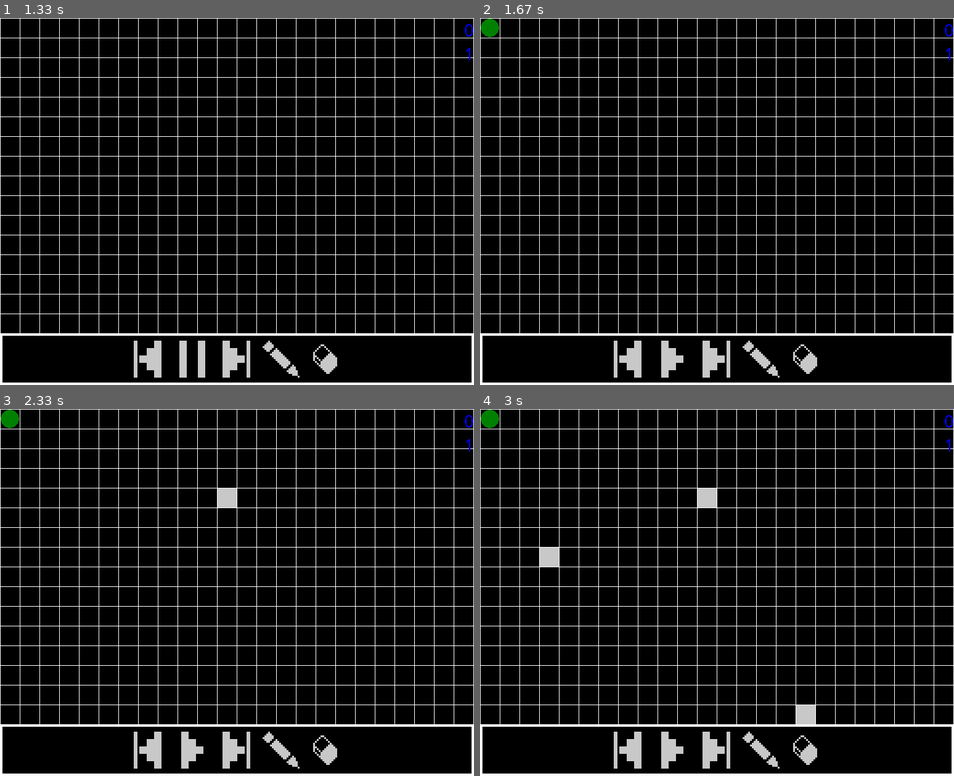
Above: before the commit, frames 1-4 (two rows, left to right).
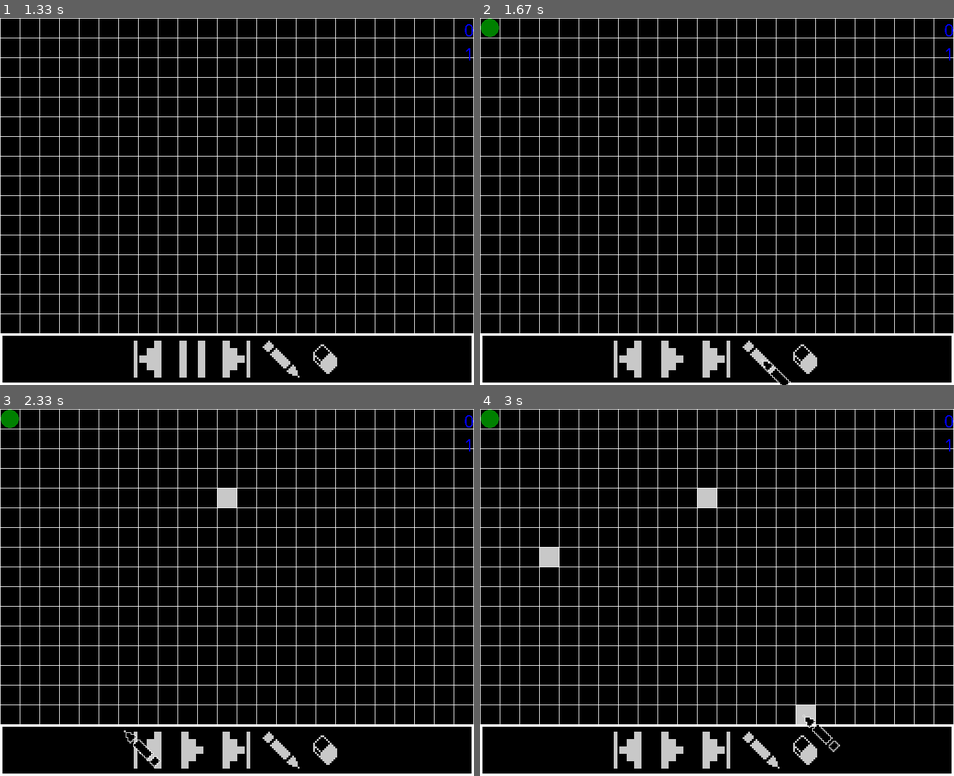
Above: after the commit, the same moments.

Repository: SolVince-Games/Conway-s-PyGame-of-Life
Game: pygame game, started from main.py
Same seed, same stepped clock (60 frames per second), same inputs: the game is played once before the commit and once after it.
Inputs (mouse positions are in pixels of both pictures, inside the frame that each line leads up to):
- Up to frame 1 (1.33 s): click (194, 359) at 0.38 s; click (146, 359) at 0.72 s; click (194, 359) at 1.05 s
- Up to frame 2 (1.67 s): click (759, 359) at 1.38 s
- Up to frame 3 (2.33 s): press the mouse at (327, 750) at 1.7 s; move the mouse to (270, 629) at 1.8 s; release the mouse at (218, 504) at 1.93 s; press the mouse at (146, 750) at 2.03 s; move the mouse to (137, 739) at 2.13 s; release the mouse at (123, 731) at 2.27 s
- Up to frame 4 (3 s): press the mouse at (674, 750) at 2.37 s; move the mouse to (607, 651) at 2.47 s; release the mouse at (541, 555) at 2.6 s; press the mouse at (674, 750) at 2.7 s; move the mouse to (735, 731) at 2.8 s; release the mouse at (802, 713) at 2.93 s

Frame 1 is identical in both runs. In frame 2, less than 0.1% of the frame differs, in the area x 59-66%, y 92-100%; in frame 3, 0.1%, in the area x 26-34%, y 87-98%; in frame 4, less than 0.1%.

Commit message:
added custom cursors

Diff:
--- a/main.py
+++ b/main.py
@@ -41,9 +41,14 @@
                 'pencil':pygame.image.load(f'images/pencil_pressed.png').convert_alpha(),
                 'eraser':pygame.image.load(f'images/eraser_pressed.png').convert_alpha()
             }
+        },
+        'cursors':{
+            'add':pygame.image.load(f'images/cursor_add.png').convert_alpha(),
+            'kill':pygame.image.load(f'images/cursor_kill.png').convert_alpha(),
         }
     }
 }
+mouseSpriteRect = assets['images']['cursors']['add'].get_rect()
 # - Load assets - #
 
 # - Load controls - #
@@ -189,6 +194,7 @@
 
         # - Game Logic - #
         # - Rendering - #
+            # - Layer Setup - #
         screen.fill((0,0,0))
         GuiLayer = pygame.Surface((display_width,display_height)).convert_alpha()
         GuiLayer.fill((0,0,0,0))
@@ -199,6 +205,12 @@
             maxTileY = max(max([pos[1] for pos in Steps[step].keys()]),maxTileY)
         GameLayer = pygame.Surface((32*(maxTileX+1),32*(maxTileY+1))).convert_alpha()
         GameLayer.fill((0,0,0,0))
+            # - Layer Setup - #
+            # - Custom Cursor - #
+        if editing:
+            pygame.mouse.set_visible(False)
+            mouseSpriteRect.topleft = pygame.mouse.get_pos()
+            # - Custom Cursor - #
             # - Tiles - #
         for pos,tile in Steps[step].items():
             pygame.draw.rect(GameLayer,(200,200,200), pygame.Rect(32*pos[0], 32*pos[1], 32, 32))
@@ -231,6 +243,8 @@
 
         screen.blit(GameLayer,(0-visibleTopLeft[0]*32,0-visibleTopLeft[1]*32))
         screen.blit(GuiLayer,(0,0))
+        if editing:
+            screen.blit(assets['images']['cursors'][editing],mouseSpriteRect)
         pygame.display.flip()
         # - Rendering - #
         if not paused:
@@ -242,4 +256,4 @@
                     Tiles = Steps[step]
             frame += 1
             if frame > frameRate:
-                frame = 0
+                frame = 00
Binary file added: images/cursor_add.png
Binary file added: images/cursor_kill.png
